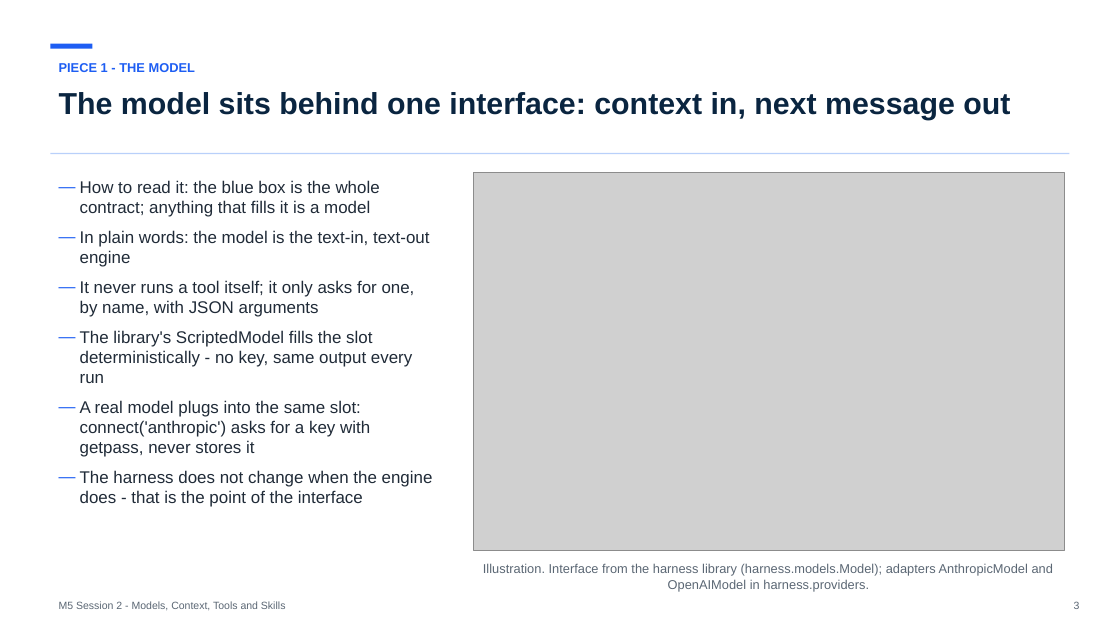
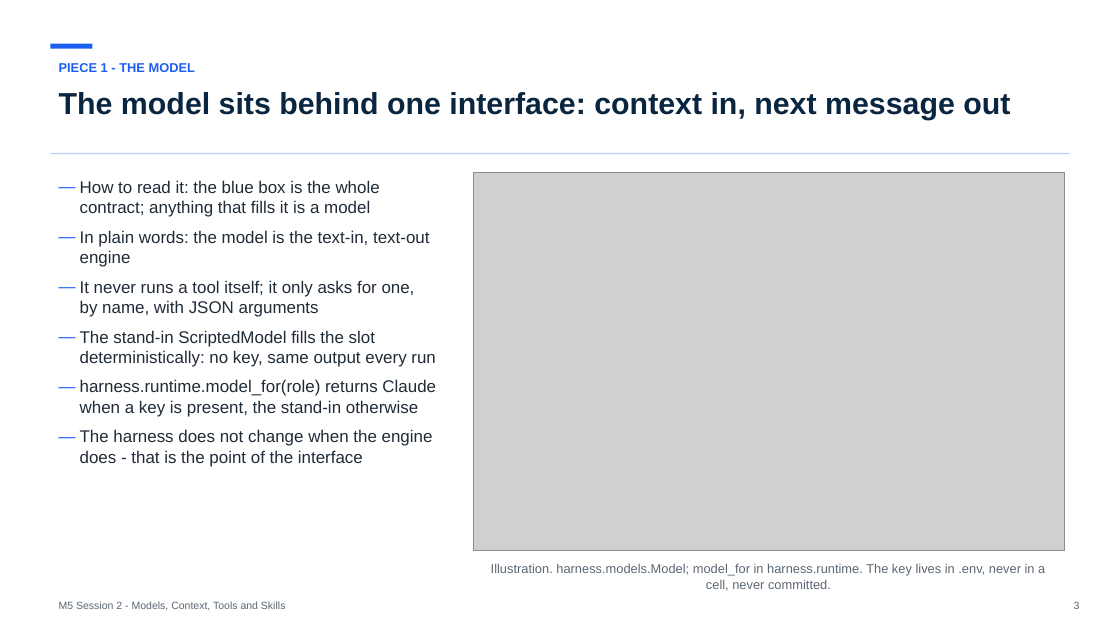
Before and after one commit to maglionejm/fontys-tech-exercises, a slide deck: slide 3 of presentations/m5-session-2-models-context-tools-and-skills.pptx. Drawn at 1120x630 pixels with LibreOffice and Linux fonts; fonts in the diff are those of the drawing; grey boxes stand for pictures. Boxes give left, top, right and bottom in pixels: in the first picture for what was removed or moved away, otherwise in the second. Text is boxed around its words. In the diff, an @@ line names an element or a change of style, - is before the commit and + after.

```diff
--- a/presentations/m5-session-2-models-context-tools-and-skills.pptx
+++ b/presentations/m5-session-2-models-context-tools-and-skills.pptx
@@ text at (80,330,436,417): text changed @@
-— The library's ScriptedModel fills the slot deterministically - no key, same output every run
-— A real model plugs into the same slot: connect('anthropic') asks for a key with getpass, never stores it
+— The stand-in ScriptedModel fills the slot deterministically: no key, same output every run
+— harness.runtime.model_for(role) returns Claude when a key is present, the stand-in otherwise
@@ text at (491,563,1045,591): text changed @@
-Illustration. Interface from the harness library (harness.models.Model); adapters AnthropicModel and OpenAIModel in harness.providers.
+Illustration. harness.models.Model; model_for in harness.runtime. The key lives in .env, never in a cell, never committed.
```
Also in this commit, not shown: 5 other slides changed, 7 other files.
